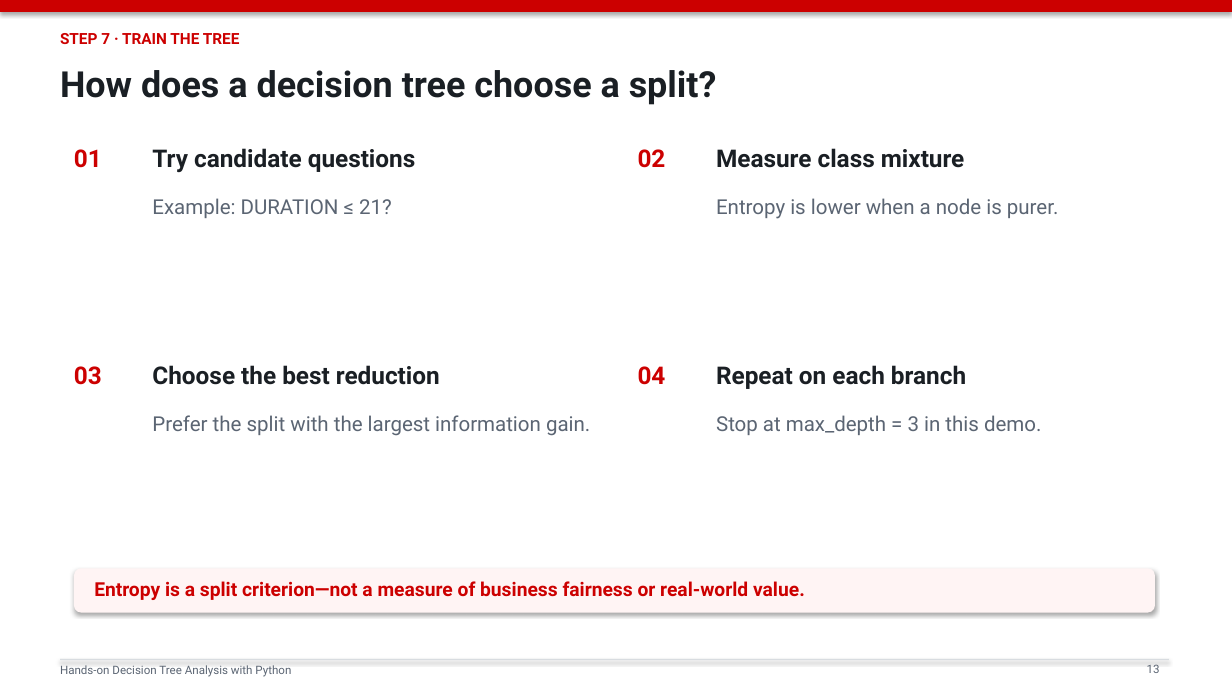
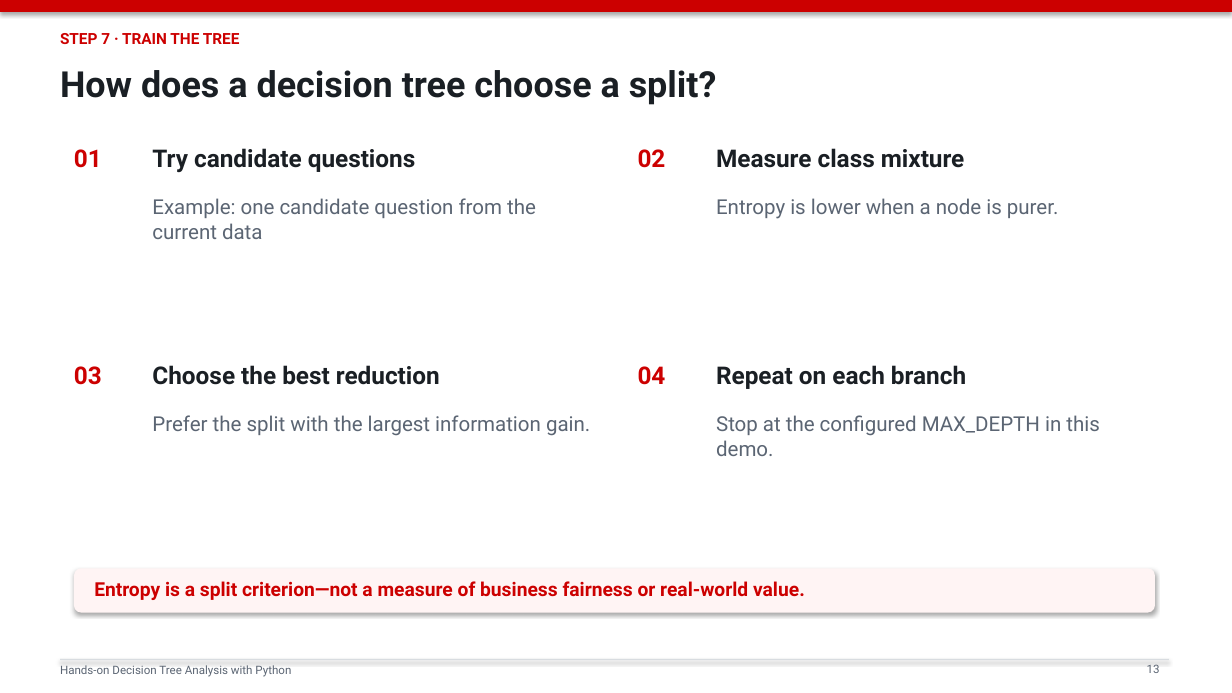
Before and after one commit to mojiahui777/ba_course, a slide deck: slide 13 of decision_tree_python_slides.pptx. Drawn at 1232x693 pixels with LibreOffice and Linux fonts; fonts in the diff are those of the drawing. Boxes give left, top, right and bottom in pixels: in the first picture for what was removed or moved away, otherwise in the second. Text is boxed around its words. In the diff, an @@ line names an element or a change of style, - is before the commit and + after.

```diff
--- a/decision_tree_python_slides.pptx
+++ b/decision_tree_python_slides.pptx
@@ text at <box>152,198,536,239</box>: text changed @@
-Example: DURATION ≤ 21?
+Example: one candidate question from the current data
@@ text at <box>716,415,1100,456</box>: text changed @@
-Stop at max_depth = 3 in this demo.
+Stop at the configured MAX_DEPTH in this demo.
```
Also in this commit, not shown: 21 other slides changed, 1 other file.
